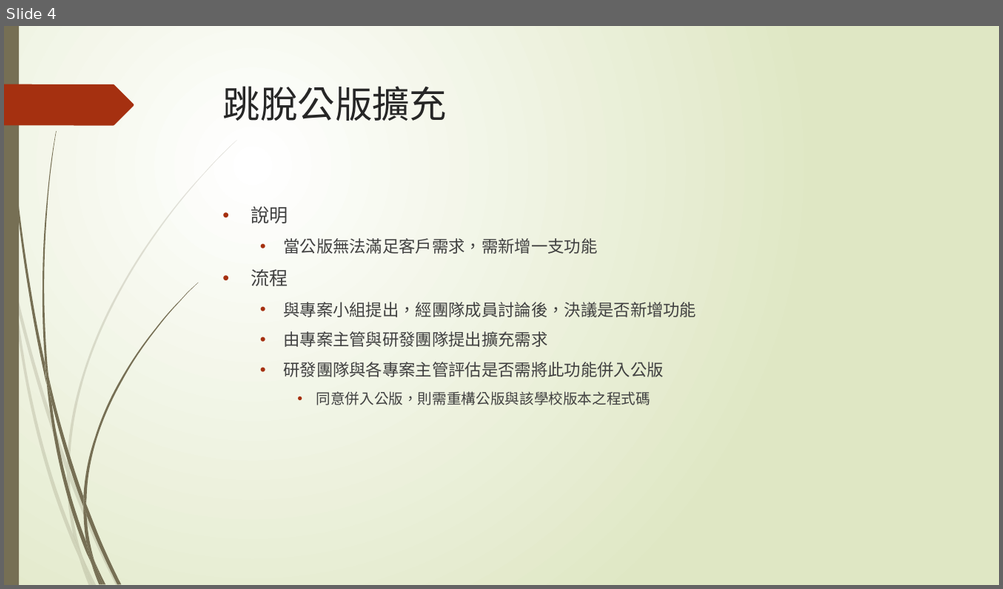
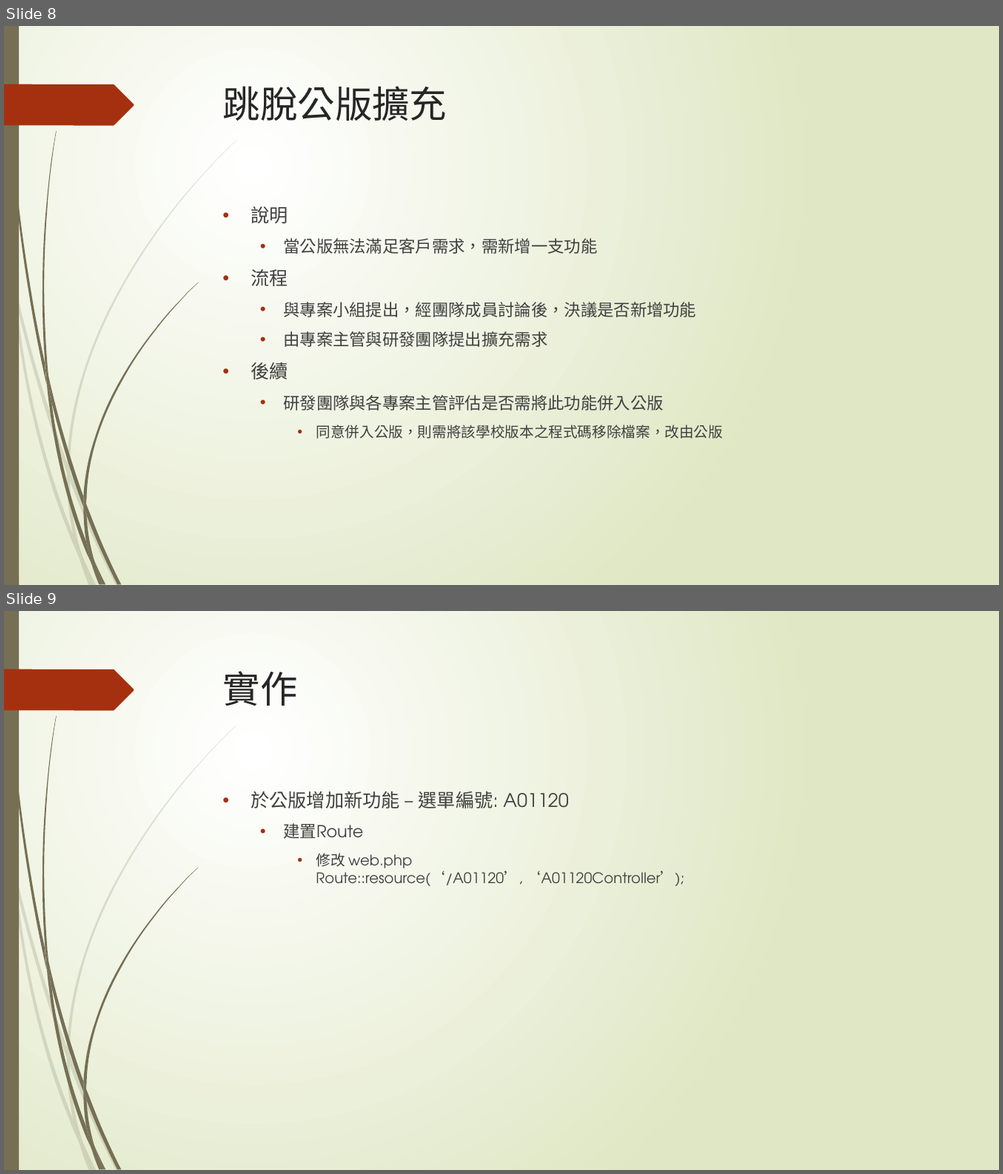
Before and after one commit to TaiwanChuChu/SampleDP, a slide deck: 先傑軟工策略小組.pptx. Shown one above the other, each under a label of ours: slide 4 before the commit, slides 8 and 9 after it. The pictures are 1003x589 and 1003x1174 pixels, drawn with LibreOffice and Linux fonts; fonts in the diff are those of the drawing. Boxes give left, top, right and bottom in pixels: in the first picture for what was removed or moved away, otherwise in the second. Text is boxed around its words. In the diff, an @@ line names an element or a change of style, - is before the commit and + after.

```diff
--- a/先傑軟工策略小組.pptx
+++ b/先傑軟工策略小組.pptx
@@ slide 9 added at [4,611,999,1170], background gradient #FFFFFF to #DFE8C4; not listed: 24 template elements that a slide beside it also shows @@
@@ title added at [223,671,298,706], 36 pt, text #262626 @@
+實作
@@ text added at [250,792,684,886], 14 pt, text #404040 @@
+• 於公版增加新功能 – 選單編號: A01120
+  • 建置Route
+    • 修改 web.php
+      Route::resource(‘/A01120’, ‘A01120Controller’);
@@ what was slide 4 is now slide 8 @@
@@ slide 8 changed as well @@
@@ text at [250,363,287,380]: paragraph added @@
+• 後續
@@ text at [316,425,723,439]: text changed @@
-    • 同意併入公版，則需重構公版與該學校版本之程式碼
+    • 同意併入公版，則需將該學校版本之程式碼移除檔案，改由公版
```
Also in this commit, not shown: 3 other slides changed, 8 other slides added, 1 slide removed, 20 other files.
